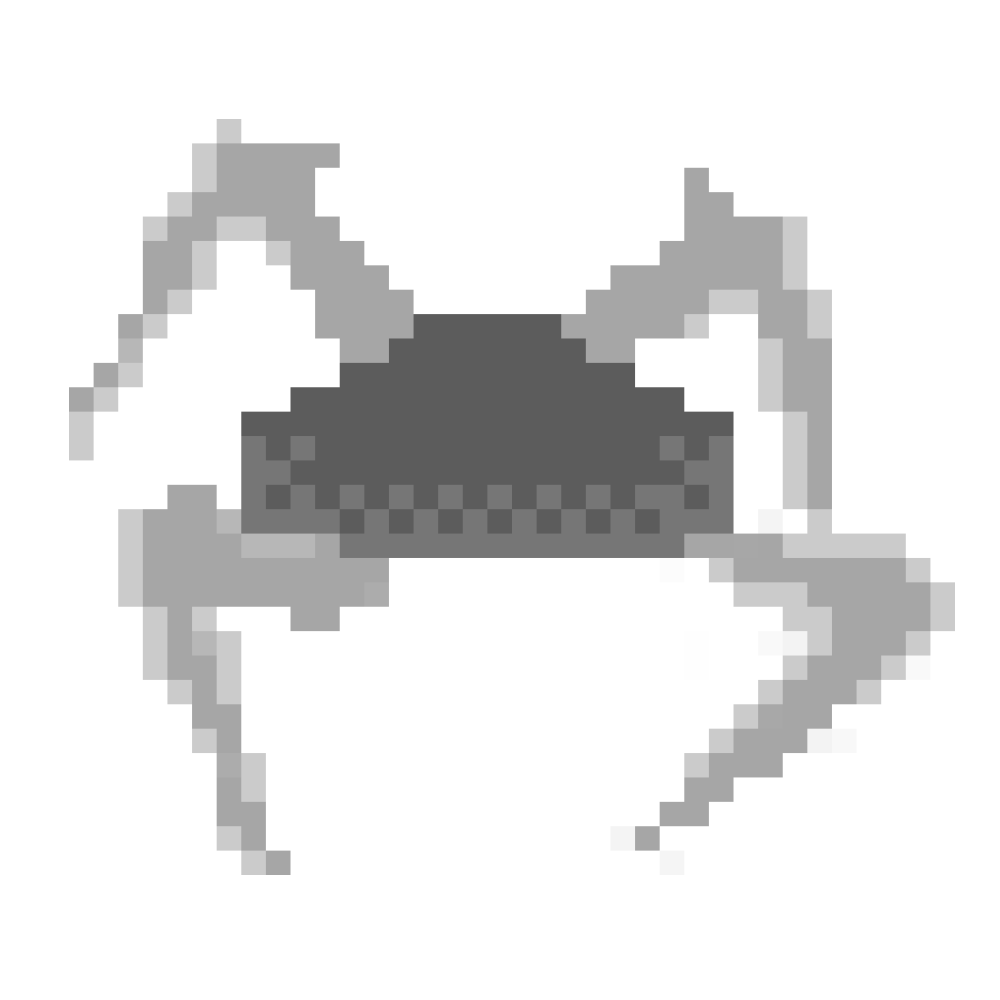
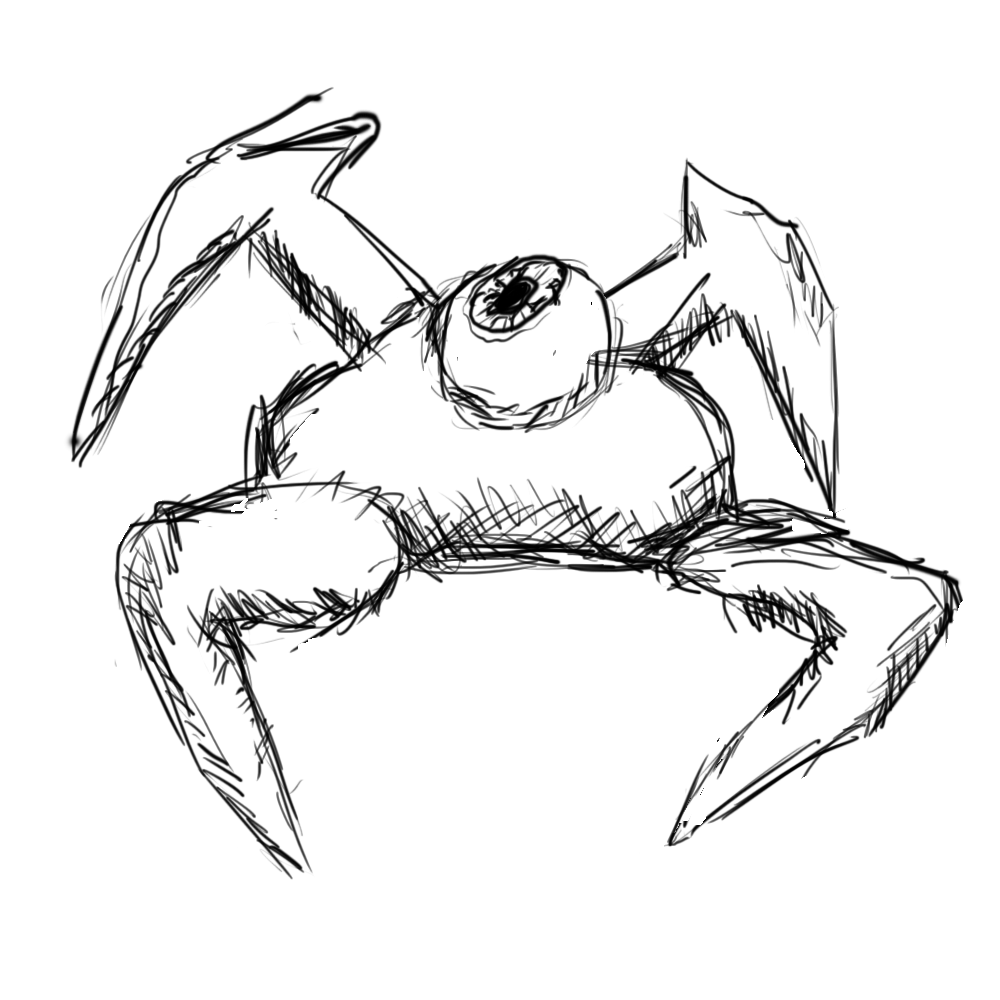
Layers edited between the first and the second (1000, 1000) image:
moved "Layer 1" above "Vector Smart Object", painted on it over [64, 86, 963, 880]
removed layer "Background" over [64, 86, 963, 880]
hid "Vector Smart Object", opacity 100% → 65% over [69, 119, 955, 875]
